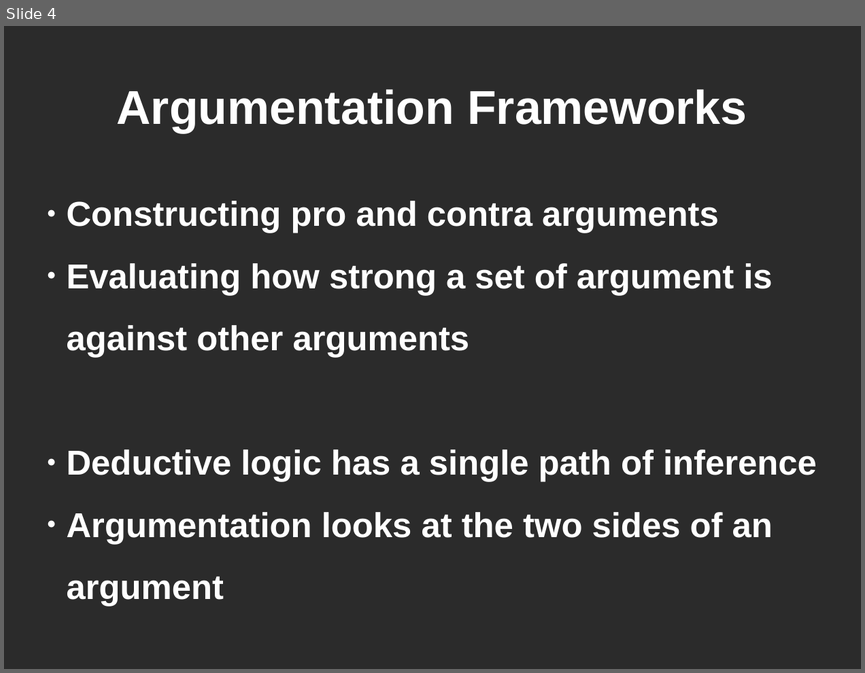
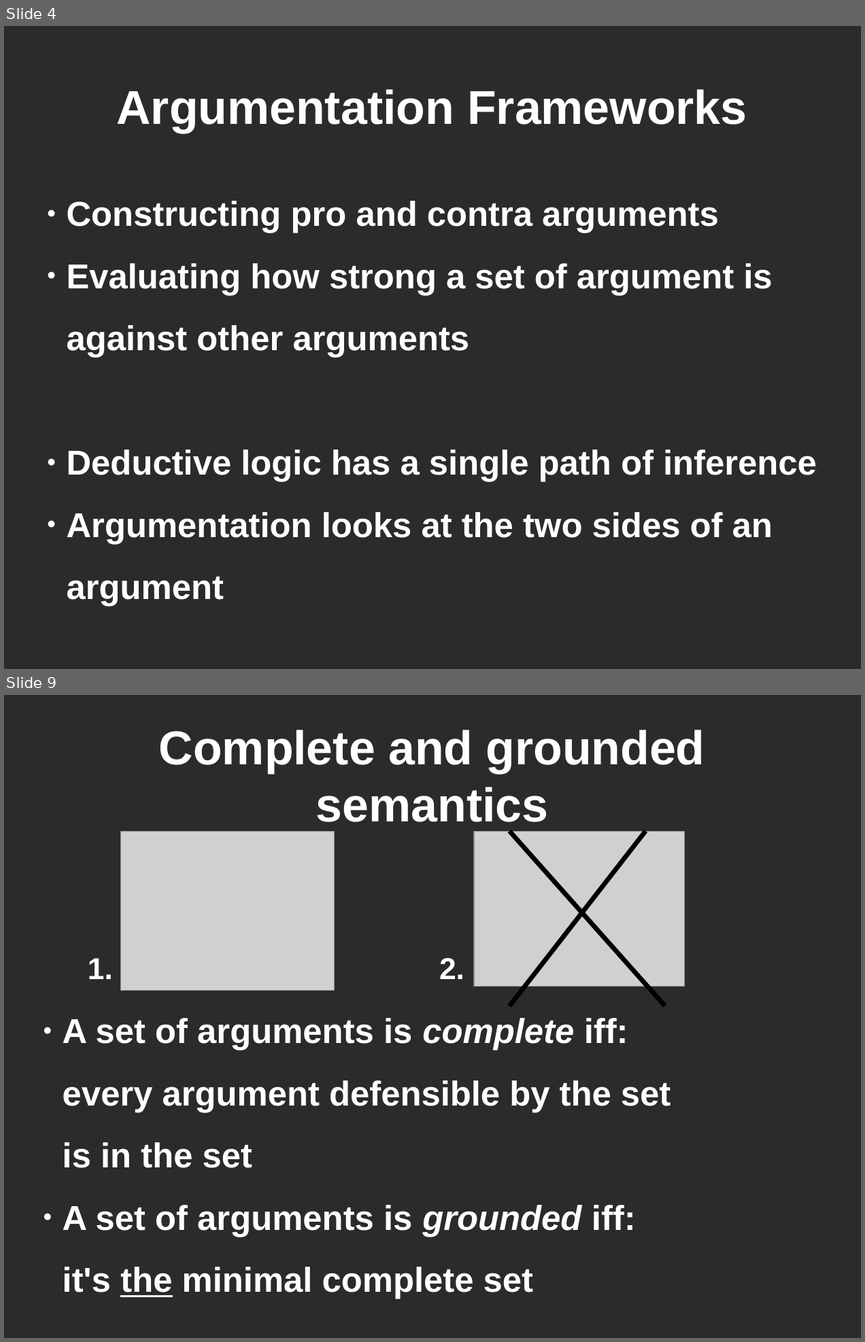
Before and after one commit to lethalman/thesis, a slide deck: doc/summary.odp. Shown one above the other, each under a label of ours: slide 4 before the commit, slides 4 and 9 after it; the slides between them are not shown. The pictures are 865x673 and 865x1342 pixels, drawn with LibreOffice and Linux fonts; fonts in the diff are those of the drawing; grey boxes stand for pictures; background and template pictures are left out; a plain dark background stands for a picture behind light text. Boxes give left, top, right and bottom in pixels: in the first picture for what was removed or moved away, otherwise in the second. Text is boxed around its words. In the diff, an @@ line names an element or a change of style, - is before the commit and + after.

```diff
--- a/doc/summary.odp
+++ b/doc/summary.odp
@@ slide 9 added at box(4, 695, 861, 1338), background picture (left out) @@
@@ title added at box(159, 730, 705, 822), 44 pt, text #FFFFFF, bold @@
+Complete and grounded semantics
@@ picture added at box(121, 831, 334, 990) @@
@@ picture added at box(474, 831, 684, 987) @@
@@ line added from (509, 831) to (665, 1006), #000000 4.31 pt @@
@@ line added from (509, 1006) to (645, 831), #000000 4.31 pt @@
@@ text added at box(88, 958, 113, 979), 28 pt, text #FFFFFF, bold @@
+1.
@@ text added at box(439, 958, 464, 979), 28 pt, text #FFFFFF, bold @@
+2.
@@ subtitle added at box(62, 1018, 670, 1300), 32 pt, text #FFFFFF, bold @@
+● A set of arguments is complete iff:
+every argument defensible by the set
+is in the set
+● A set of arguments is grounded iff:
+it's the minimal complete set
```
Also in this commit, not shown: 5 slides changed, 3 other slides added, 6 slides removed, 21 other files.
